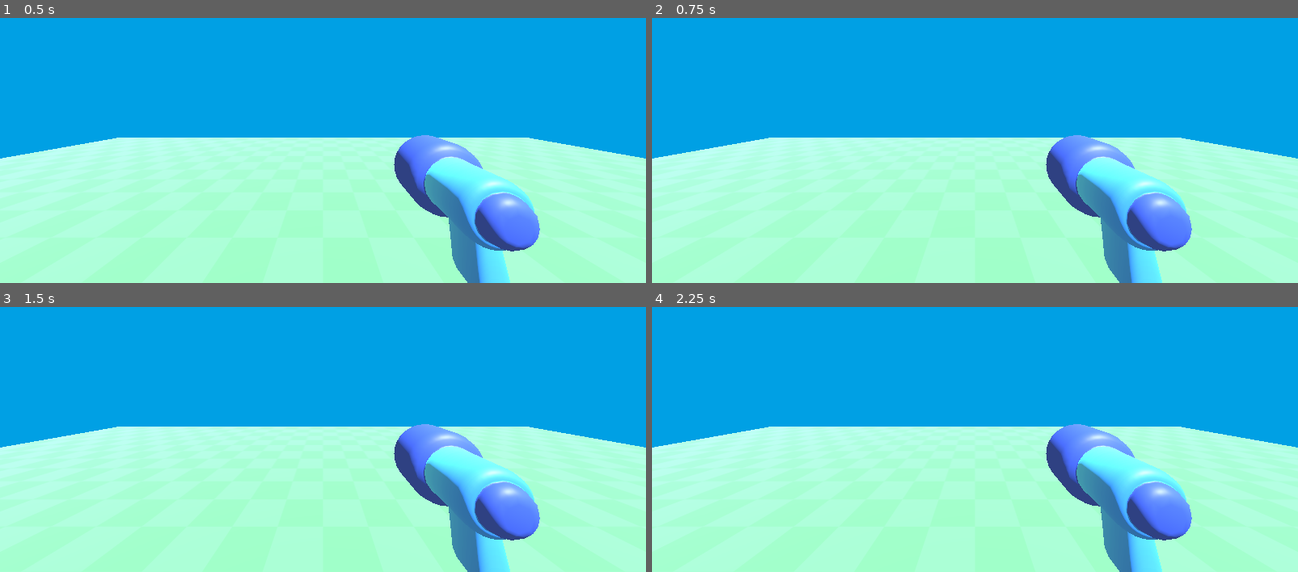
Above: before the commit, frames 1-4 (two rows, left to right).
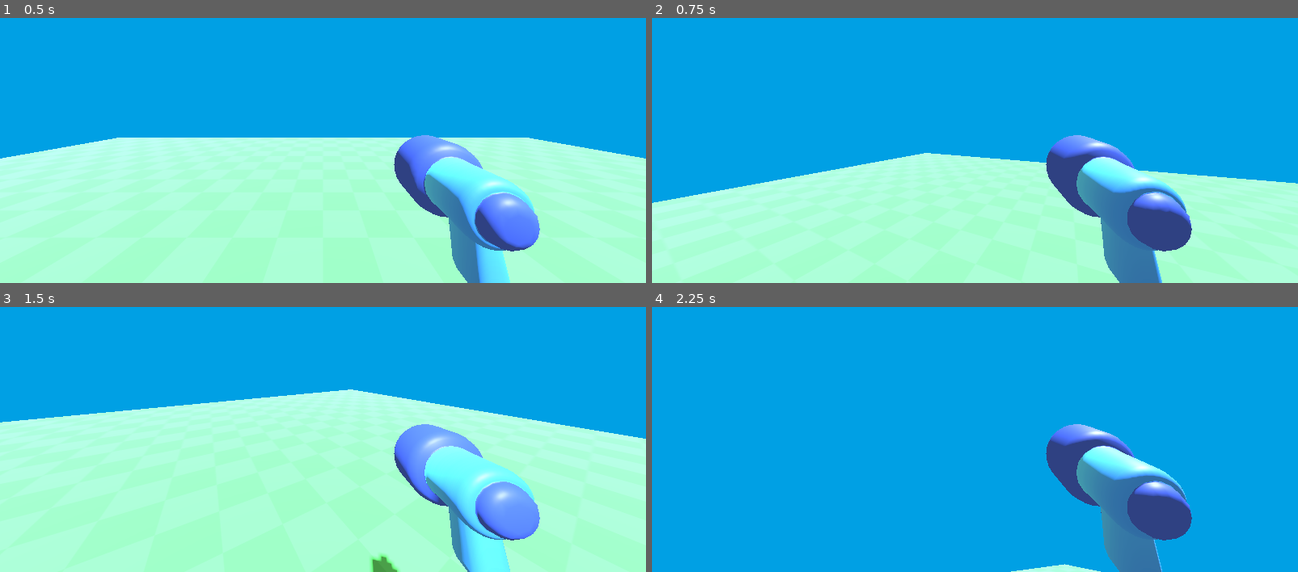
Above: after the commit, the same moments.

Repository: GArmane/gd-3d-first-demo
Game: Godot game, scene res://levels/dev/dev_001.tscn
Two runs of this game, one before a commit and one after it. Both use one fixed random seed, a clock stepped at 60 frames per second and the inputs below.
Inputs (mouse positions are in pixels of both pictures, inside the frame that each line leads up to):
- Up to frame 1 (0.5 s): no input
- Up to frame 2 (0.75 s): tap Enter at 0.5 s; move the mouse to (1117, 84) at 0.52 s
- Up to frame 3 (1.5 s): tap Space at 1.25 s; move the mouse to (193, 407) at 1.27 s
- Up to frame 4 (2.25 s): tap Enter at 2 s; move the mouse to (1039, 309) at 2.02 s

Frame 1 is identical in both runs. In frame 2, 14% of the frame differs, in the area x 0-100%, y 45-100%; in frame 3, 12%; in frame 4, 50%, in the area x 0-100%, y 44-100%.

Commit message:
(feat) Camera rotation

Diff:
--- /dev/null
+++ b/components/player/player.gd
@@ -0,0 +1,15 @@
+class_name Player extends CharacterBody3D
+
+
+@export_range(0.0, 1.0, 0.05) var camera_sensibility: float = 0.3
+
+
+func _unhandled_input(event: InputEvent) -> void:
+	if event is InputEventMouseMotion:
+		rotation_degrees.y -= event.relative.x * camera_sensibility
+		%Camera3D.rotation_degrees.x -= event.relative.y * camera_sensibility
+		%Camera3D.rotation_degrees.x = clamp(
+			%Camera3D.rotation_degrees.x,
+			-60.0,
+			60.0,
+		)
--- a/components/player/player.tscn
+++ b/components/player/player.tscn
@@ -1,12 +1,16 @@
-[gd_scene load_steps=3 format=3 uid="uid://bhbsvyf18g3fd"]
+[gd_scene load_steps=4 format=3 uid="uid://bhbsvyf18g3fd"]
 
+[ext_resource type="Script" uid="uid://dqcs3pwtk6ok3" path="res://components/player/player.gd" id="1_kfe3d"]
 [ext_resource type="PackedScene" uid="uid://iwlltlnadug2" path="res://components/player/gun/gun_model.glb" id="1_t3162"]
 
 [sub_resource type="CapsuleShape3D" id="CapsuleShape3D_lcrh2"]
 
 [node name="Player" type="CharacterBody3D"]
+script = ExtResource("1_kfe3d")
+camera_sensibility = 0.25
 
 [node name="Camera3D" type="Camera3D" parent="."]
+unique_name_in_owner = true
 transform = Transform3D(1, 0, 0, 0, 1, 0, 0, 0, 1, 0, 1.5, 0)
 fov = 90.0
 
Not shown, added: components/player/player.gd.uid
